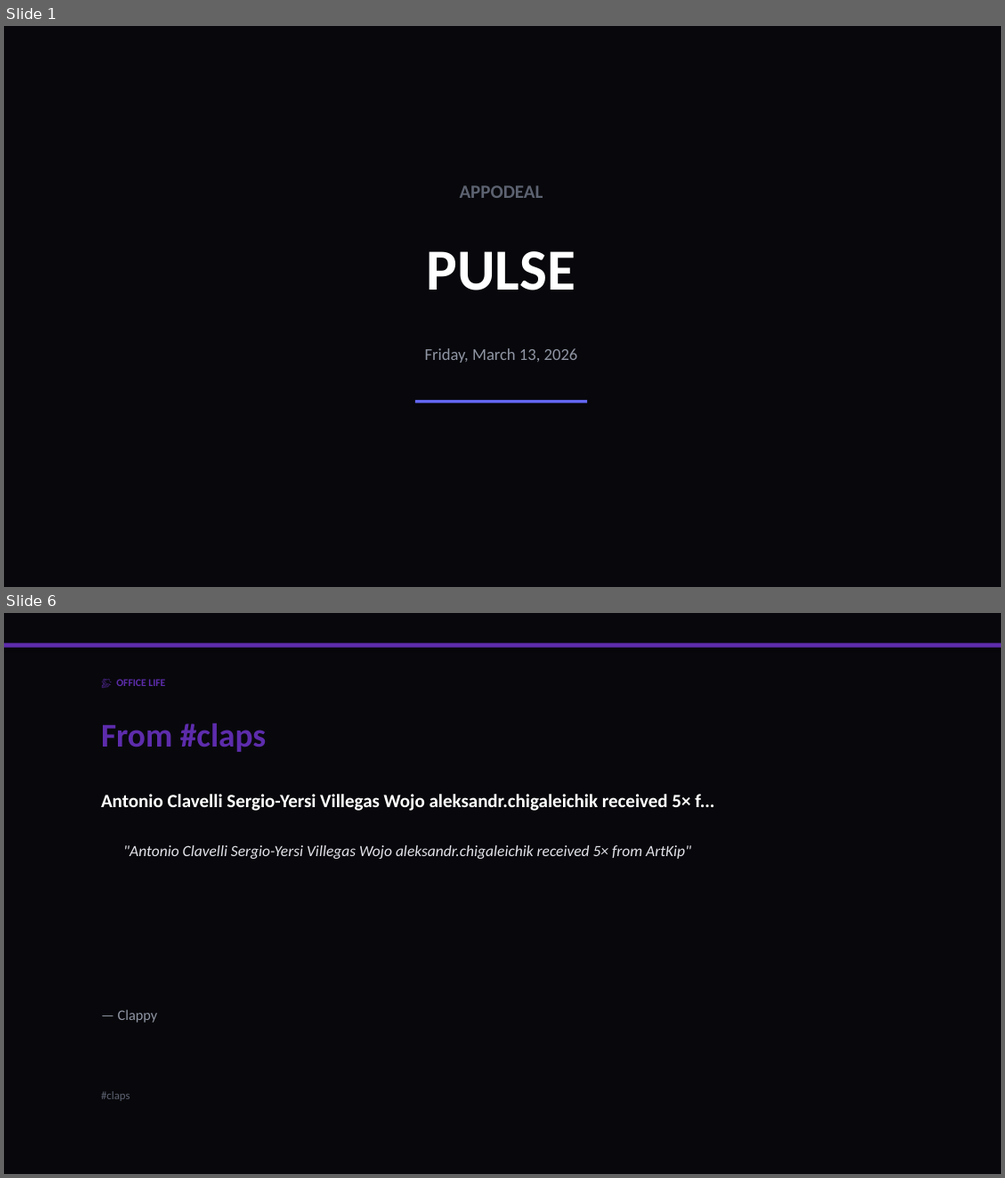
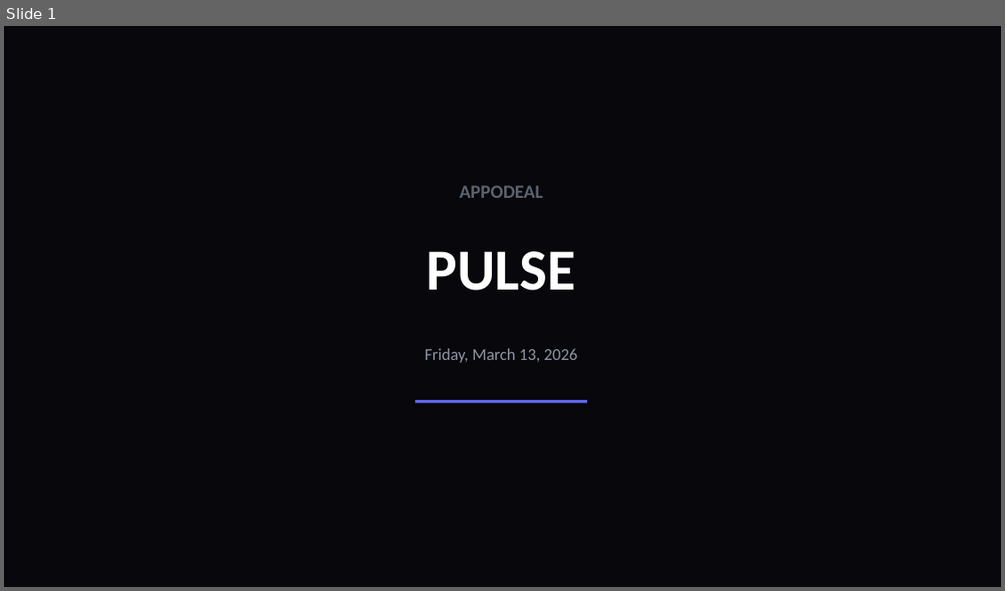
Before and after one commit to liliyagarifullina-maker/appodeal-pulse, a slide deck: data/archive/pulse_2026-03-13.pptx. Shown one above the other, each under a label of ours: slides 1 and 6 before the commit, slide 1 after it; the slides between them are not shown. The pictures are 1005x1178 and 1005x591 pixels, drawn with LibreOffice and Linux fonts; fonts in the diff are those of the drawing. Boxes give left, top, right and bottom in pixels: in the first picture for what was removed or moved away, otherwise in the second. Text is boxed around its words. In the diff, an @@ line names an element or a change of style, - is before the commit and + after.

```diff
--- a/data/archive/pulse_2026-03-13.pptx
+++ b/data/archive/pulse_2026-03-13.pptx
@@ slide 6 removed at <box>4,613,1001,1174</box>, background #08080C @@
@@ rectangle removed at <box>4,643,1001,648</box> @@
@@ text removed at <box>116,679,165,686</box> @@
-👏 OFFICE LIFE
@@ text removed at <box>101,723,266,752</box> @@
-From #claps
@@ text removed at <box>101,794,714,811</box> @@
-Antonio Clavelli Sergio-Yersi Villegas Wojo aleksandr.chigaleichik received 5× f...
@@ text removed at <box>123,845,691,859</box> @@
-"Antonio Clavelli Sergio-Yersi Villegas Wojo aleksandr.chigaleichik received 5× from ArtKip"
@@ text removed at <box>118,1009,158,1022</box> @@
-— Clappy
@@ text removed at <box>101,1091,130,1101</box> @@
-#claps
```
Also in this commit, not shown: 2 slides changed, 21 slides added, 3 other slides removed, 2 other files.
